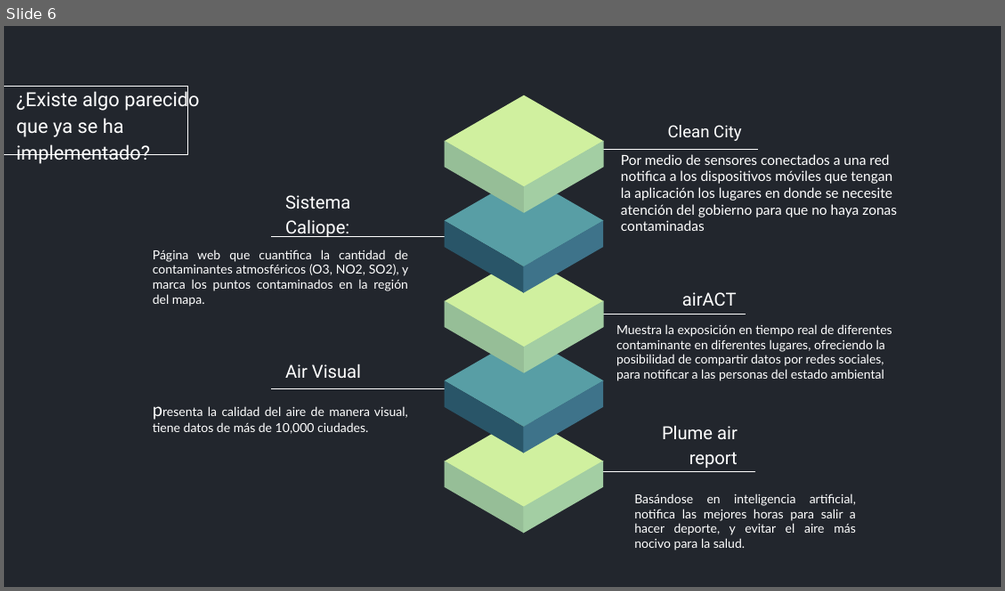
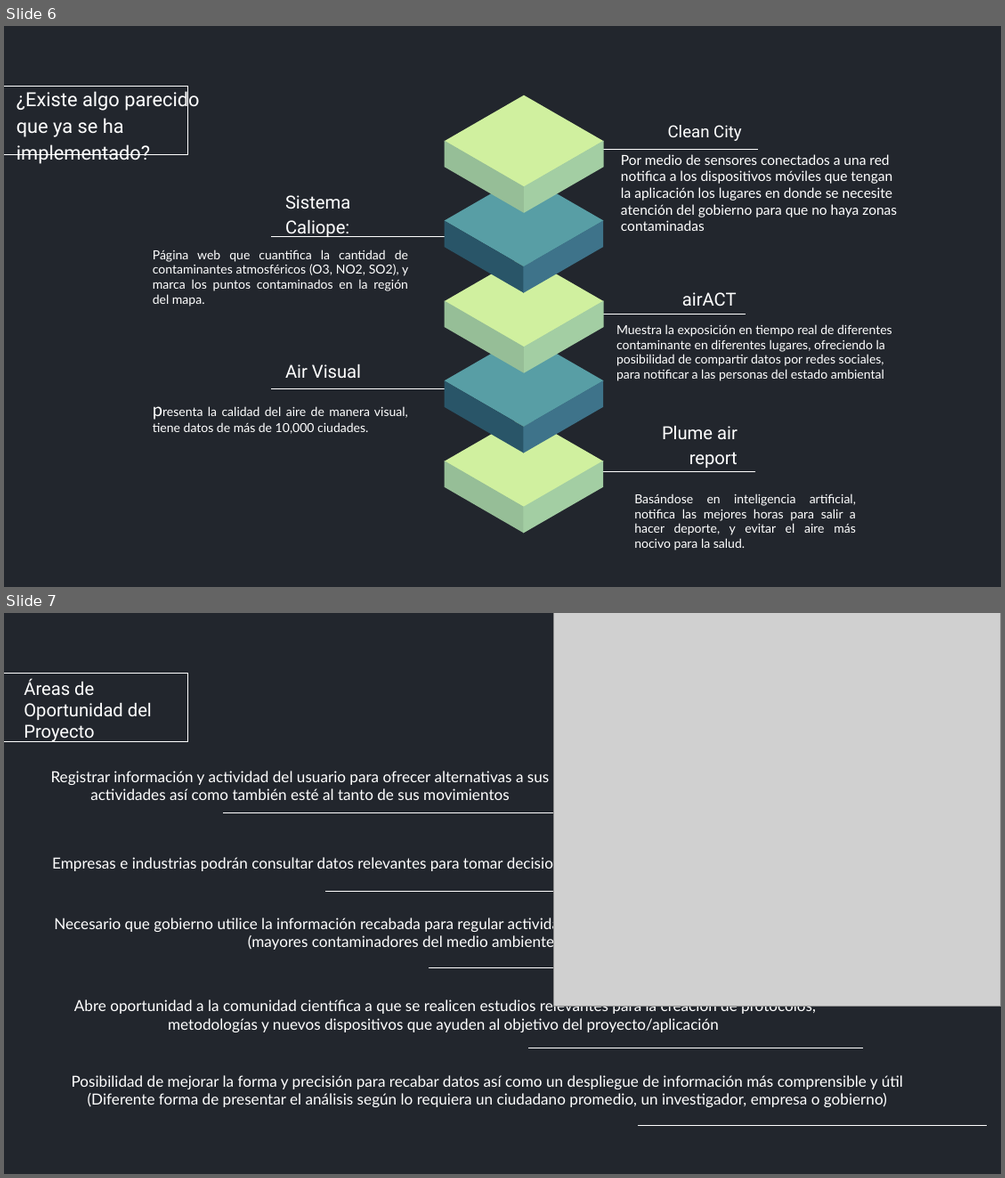
Before and after one commit to ArmandoMG/SemanaTecFinal, a slide deck: Proyecto Final Progra.pptx. Shown one above the other, each under a label of ours: slide 6 before the commit, slides 6 and 7 after it. The pictures are 1005x591 and 1005x1178 pixels, drawn with LibreOffice and Linux fonts; fonts in the diff are those of the drawing; grey boxes stand for pictures. Boxes give left, top, right and bottom in pixels: in the first picture for what was removed or moved away, otherwise in the second. Text is boxed around its words. In the diff, an @@ line names an element or a change of style, - is before the commit and + after.

```diff
--- a/Proyecto Final Progra.pptx
+++ b/Proyecto Final Progra.pptx
@@ slide 7 added at (4, 613, 1001, 1174), background #22262D; not listed: 1 template element that a slide beside it also shows @@
@@ picture added at (553, 613, 1001, 1006) @@
@@ title added at (24, 678, 152, 742), 13 pt, text #FFFFFF @@
+Áreas de Oportunidad del Proyecto
@@ text added at (51, 771, 549, 800), 11 pt, text #FFFFFF @@
+Registrar información y actividad del usuario para ofrecer alternativas a sus actividades así como también esté al tanto de sus movimientos
@@ line added from (566, 812) to (222, 812), #FFFFFF 0.75 pt @@
@@ text added at (52, 855, 773, 1086), 11 pt, text #FFFFFF @@
+Empresas e industrias podrán consultar datos relevantes para tomar decisiones más adecuadas
@@ line added from (685, 891) to (325, 891), #FFFFFF 0.75 pt @@
@@ text added at (54, 916, 582, 951), 11 pt, text #FFFFFF @@
+Necesario que gobierno utilice la información recabada para regular actividades de empresas e industrias (mayores contaminadores del medio ambiente)
@@ line added from (783, 968) to (429, 968), #FFFFFF 0.75 pt @@
@@ text added at (74, 998, 816, 1032), 11 pt, text #FFFFFF @@
+Abre oportunidad a la comunidad científica a que se realicen estudios relevantes para la creación de protocolos, metodologías y nuevos dispositivos que ayuden al objetivo del proyecto/aplicación
@@ line added from (863, 1047) to (528, 1047), #FFFFFF 0.75 pt @@
@@ text added at (72, 1075, 903, 1107), 11 pt, text #FFFFFF @@
+Posibilidad de mejorar la forma y precisión para recabar datos así como un despliegue de información más comprensible y útil (Diferente forma de presentar el análisis según lo requiera un ciudadano promedio, un investigador, empresa o gobierno)
@@ line added from (987, 1126) to (637, 1126), #FFFFFF 0.75 pt @@
```
Also in this commit, not shown: 1 other slide added.
